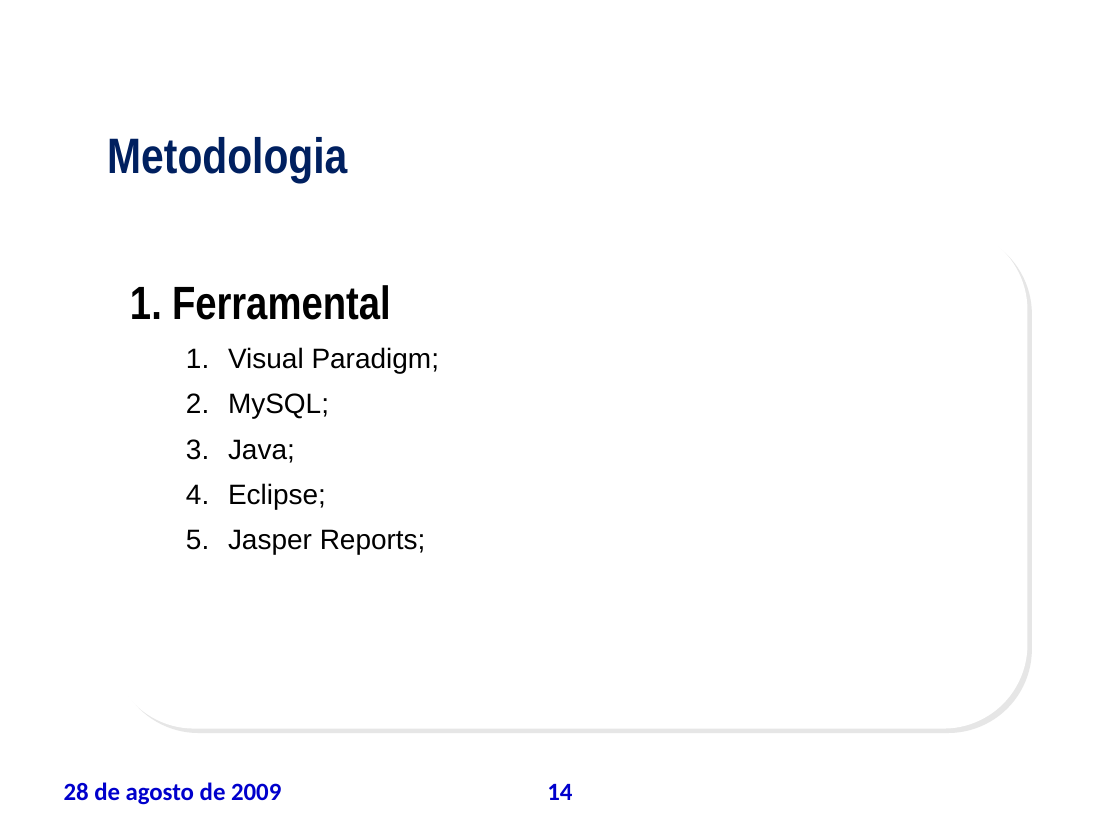
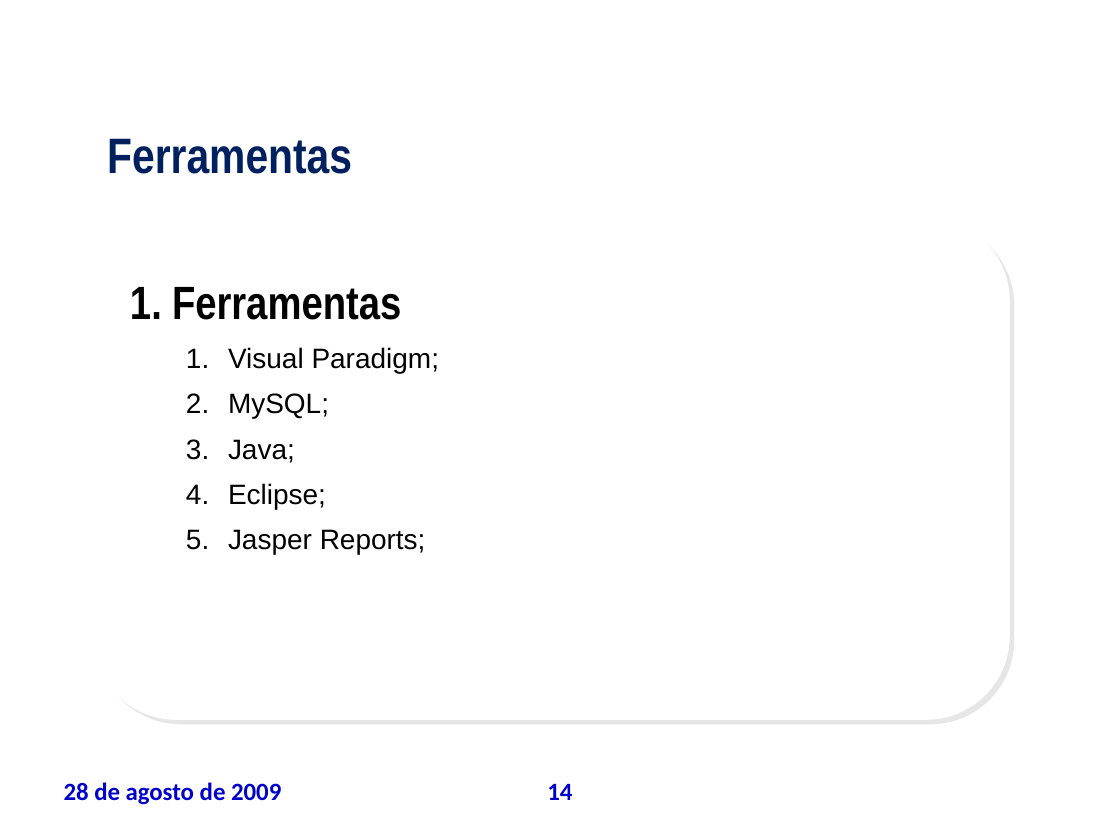
Before and after one commit to leoevaristo/psa20092, a slide deck: slide 14 of ARTEFATOS/TAP_apresentacao.ppt. Drawn at 1120x840 pixels with LibreOffice and Linux fonts; fonts in the diff are those of the drawing; background and template pictures are left out. Boxes give left, top, right and bottom in pixels: in the first picture for what was removed or moved away, otherwise in the second. Text is boxed around its words. In the diff, an @@ line names an element or a change of style, - is before the commit and + after.

```diff
--- a/ARTEFATOS/TAP_apresentacao.ppt
+++ b/ARTEFATOS/TAP_apresentacao.ppt
@@ text at bbox=[107, 138, 352, 174]: text changed @@
-Metodologia
+Ferramentas
@@ rounded rectangle: place and size @@
-rounded rectangle at bbox=[110, 226, 1027, 729]
+rounded rectangle at bbox=[93, 217, 1010, 720]
@@ text at bbox=[172, 287, 401, 320]: text changed @@
-1. Ferramental
+1. Ferramentas
```
Also in this commit, not shown: 26 other slides changed.
